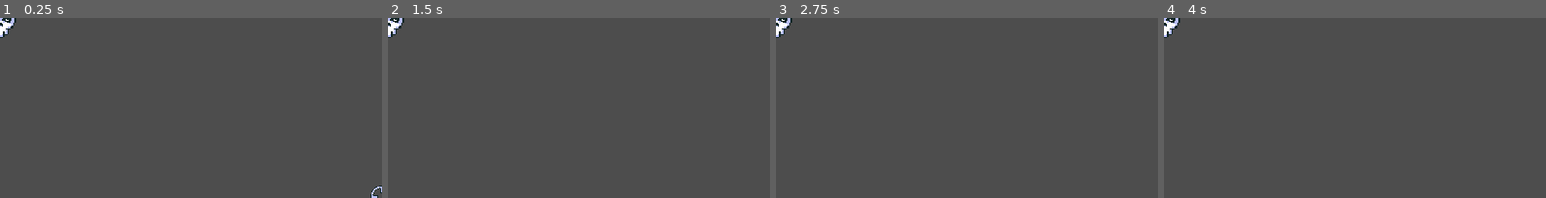
Above: before the commit, frames 1-4 (left to right).
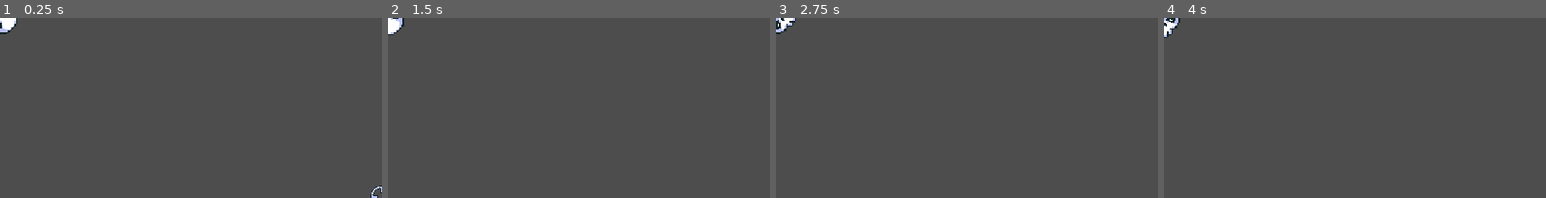
Above: after the commit, the same moments.

Repository: Boyquotes/Fodder-Platformer
Game: Godot game, scene res://actors/weapons/boss_attacks/bullets/Skull.tscn
Same seed, same stepped clock (60 frames per second), same inputs: the game is played once before the commit and once after it. This scene is started directly instead of the project's main scene.
Inputs (mouse positions are % of the whole screen's width and height, from its top left):
- Up to frame 1 (0.25 s): no input
- Up to frame 2 (1.5 s): tap Enter at 0.5 s; move the mouse to (72, 45) at 0.52 s; hold Right (ui_right) from 0.53 s (still down); tap E (get) at 0.6, 1.35 s; tap Up (ui_up) at 0.77 s; tap Space at 1.25 s; move the mouse to (30, 55) at 1.27 s
- Up to frame 3 (2.75 s): tap Up (ui_up) at 1.52 s; tap Enter at 2 s; move the mouse to (60, 28) at 2.02 s; release Right (ui_right) at 2.03 s; press the mouse at (60, 28) at 2.03 s; hold Left (ui_left) from 2.03 s (still down); tap E (get) at 2.3 s
- Up to frame 4 (4 s): tap Space at 2.75 s; move the mouse to (45, 70) at 2.77 s; release Left (ui_left) at 2.78 s; release the mouse at (45, 70) at 2.78 s; hold Right (ui_right) from 2.78 s (still down); tap E (get) at 2.85, 3.6 s; tap Up (ui_up) at 3.02, 3.77 s; tap Enter at 3.5 s; move the mouse to (80, 65) at 3.52 s
The pictures show only the part of the screen within x 0-50%, y 0-50%; the shares and areas given below are measured in that part.

The runs differ from the first frame. In frame 1, 0.3% of the frame differs, in the area x 0-5%, y 0-12%; in frame 2, 0.2%; in frame 3, 0.3%, in the area x 0-6%, y 0-12%; in frame 4, nothing differs.
Error after the commit: Invalid operands 'Nil' and 'float' in operator '*'. (res://actors/weapons/boss_attacks/bullets/Skull.gd:8)

Commit message:
skull bullets spawn in circle, anim rotate

Diff:
--- a/actors/entities/Boss.gd
+++ b/actors/entities/Boss.gd
@@ -34,7 +34,7 @@
 	hand_anim.play("attack_1")
 
 	var rand = randi() % weapons_list.size()
-	var w = load(weapons_list[1]).instantiate()
+	var w = load(weapons_list[0]).instantiate()
 
 	add_child(w)
 
--- a/actors/weapons/boss_attacks/Boss_Weapon_SkullBurst.gd
+++ b/actors/weapons/boss_attacks/Boss_Weapon_SkullBurst.gd
@@ -7,7 +7,13 @@
 
 
 func _on_timer_timeout():
-	for i in range(6):
+	var count = 8
+	var radius = Vector2(1, 0)
+	var step = 2 * PI / count
+
+	for i in range(count):
 		var skull = load("res://actors/weapons/boss_attacks/bullets/Skull.tscn").instantiate()
+		skull.global_position = global_position
+		skull.dir = radius.rotated(step * i)
 
-		ManagerGame.global_world_ref.get_node('Sort').add_child(skull)
+		ManagerGame.global_world_ref.sort.add_child(skull)
--- a/actors/weapons/boss_attacks/Boss_Weapon_SkullBurst.tscn
+++ b/actors/weapons/boss_attacks/Boss_Weapon_SkullBurst.tscn
@@ -1,12 +1,17 @@
-[gd_scene load_steps=2 format=3 uid="uid://bfmh06w0wgwn8"]
+[gd_scene load_steps=3 format=3 uid="uid://bfmh06w0wgwn8"]
 
 [ext_resource type="Script" path="res://actors/weapons/boss_attacks/Boss_Weapon_SkullBurst.gd" id="1_q2qva"]
+[ext_resource type="PackedScene" uid="uid://6gqd6p63k26b" path="res://actors/etc/Boss_Weapon_Duration.tscn" id="2_hw8xb"]
 
 [node name="SkullBurst" type="Node2D"]
+position = Vector2(0, 0.125)
 script = ExtResource("1_q2qva")
+
+[node name="BossWeaponDuration" parent="." instance=ExtResource("2_hw8xb")]
 
 [node name="Timer" type="Timer" parent="."]
 wait_time = 0.5
+one_shot = true
 autostart = true
 
 [connection signal="timeout" from="Timer" to="." method="_on_timer_timeout"]
--- a/actors/weapons/boss_attacks/bullets/Skull.gd
+++ b/actors/weapons/boss_attacks/bullets/Skull.gd
@@ -2,7 +2,11 @@
 
 
 var dir
-var speed = 150.0
+var speed = 80.0
 
 func _physics_process(delta):
-	pass
+	global_position += dir * speed * delta
+
+
+func _on_visible_on_screen_notifier_2d_screen_exited():
+	queue_free()
--- a/actors/weapons/boss_attacks/bullets/Skull.tscn
+++ b/actors/weapons/boss_attacks/bullets/Skull.tscn
@@ -1,9 +1,46 @@
-[gd_scene load_steps=4 format=3 uid="uid://cf603uwr7vk0n"]
+[gd_scene load_steps=7 format=3 uid="uid://cf603uwr7vk0n"]
 
 [ext_resource type="Script" path="res://actors/weapons/boss_attacks/bullets/Skull.gd" id="1_43l8n"]
 [ext_resource type="Texture2D" uid="uid://cxb2j7uhgb24x" path="res://assets/Boss/Boss Weapons/Attack - Skull Blast (Reference).png" id="1_co666"]
 
 [sub_resource type="CircleShape2D" id="CircleShape2D_0ribm"]
+
+[sub_resource type="Animation" id="Animation_46xk7"]
+resource_name = "rotate"
+loop_mode = 1
+tracks/0/type = "value"
+tracks/0/imported = false
+tracks/0/enabled = true
+tracks/0/path = NodePath("Sprite2D:rotation")
+tracks/0/interp = 1
+tracks/0/loop_wrap = true
+tracks/0/keys = {
+"times": PackedFloat32Array(0, 0.5, 1),
+"transitions": PackedFloat32Array(1, 1, 1),
+"update": 0,
+"values": [0.0, 3.14159, 6.28319]
+}
+
+[sub_resource type="Animation" id="Animation_10uaa"]
+length = 0.001
+tracks/0/type = "value"
+tracks/0/imported = false
+tracks/0/enabled = true
+tracks/0/path = NodePath("Sprite2D:rotation")
+tracks/0/interp = 1
+tracks/0/loop_wrap = true
+tracks/0/keys = {
+"times": PackedFloat32Array(0),
+"transitions": PackedFloat32Array(1),
+"update": 0,
+"values": [0.0]
+}
+
+[sub_resource type="AnimationLibrary" id="AnimationLibrary_8jqe4"]
+_data = {
+"RESET": SubResource("Animation_10uaa"),
+"rotate": SubResource("Animation_46xk7")
+}
 
 [node name="Skull" type="Node2D"]
 script = ExtResource("1_43l8n")
@@ -18,3 +55,13 @@
 
 [node name="CollisionShape2D" type="CollisionShape2D" parent="Area2D"]
 shape = SubResource("CircleShape2D_0ribm")
+
+[node name="AnimationPlayer" type="AnimationPlayer" parent="."]
+autoplay = "rotate"
+libraries = {
+"": SubResource("AnimationLibrary_8jqe4")
+}
+
+[node name="VisibleOnScreenNotifier2D" type="VisibleOnScreenNotifier2D" parent="."]
+
+[connection signal="screen_exited" from="VisibleOnScreenNotifier2D" to="." method="_on_visible_on_screen_notifier_2d_screen_exited"]
